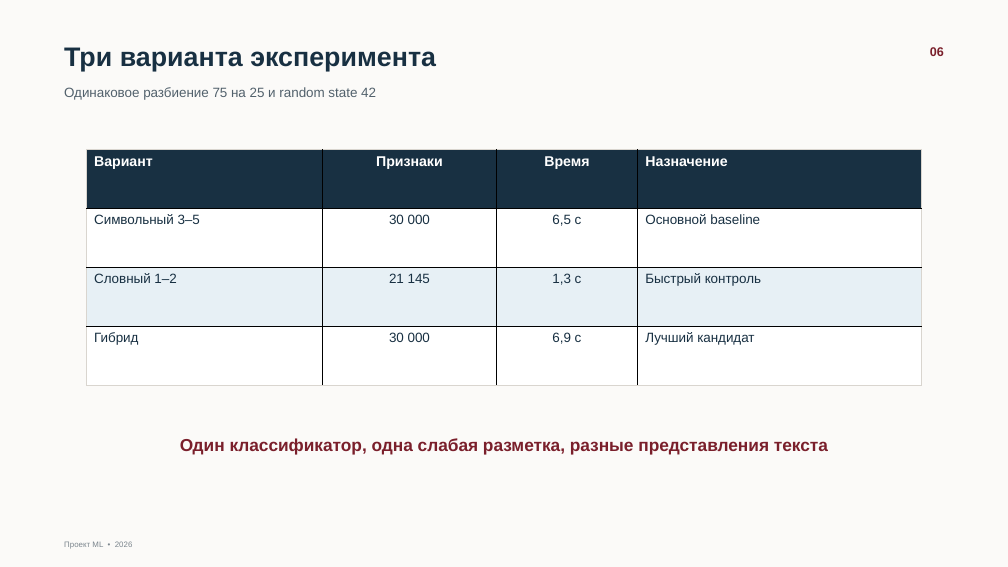
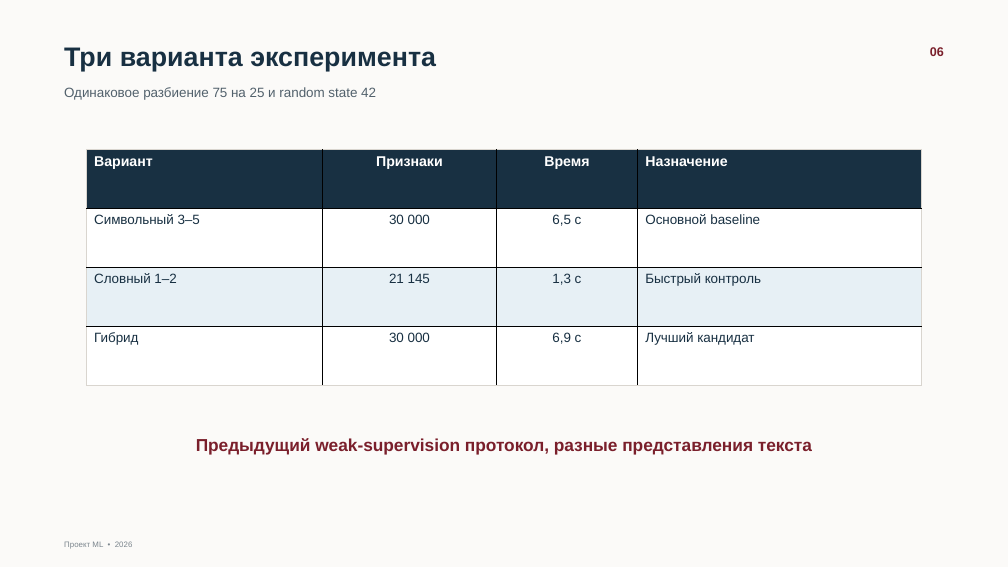
Before and after one commit to Daniil-fprog/netology_automatic_determination_wine_characteristics, a slide deck: slide 6 of presentations/wine_characteristics_defense_final.pptx. Drawn at 1008x567 pixels with LibreOffice and Linux fonts; fonts in the diff are those of the drawing. Boxes give left, top, right and bottom in pixels: in the first picture for what was removed or moved away, otherwise in the second. Text is boxed around its words. In the diff, an @@ line names an element or a change of style, - is before the commit and + after.

```diff
--- a/presentations/wine_characteristics_defense_final.pptx
+++ b/presentations/wine_characteristics_defense_final.pptx
@@ text at [196,438,812,455]: text changed @@
-Один классификатор, одна слабая разметка, разные представления текста
+Предыдущий weak-supervision протокол, разные представления текста
```
Also in this commit, not shown: 6 other slides changed, 10 other files.
